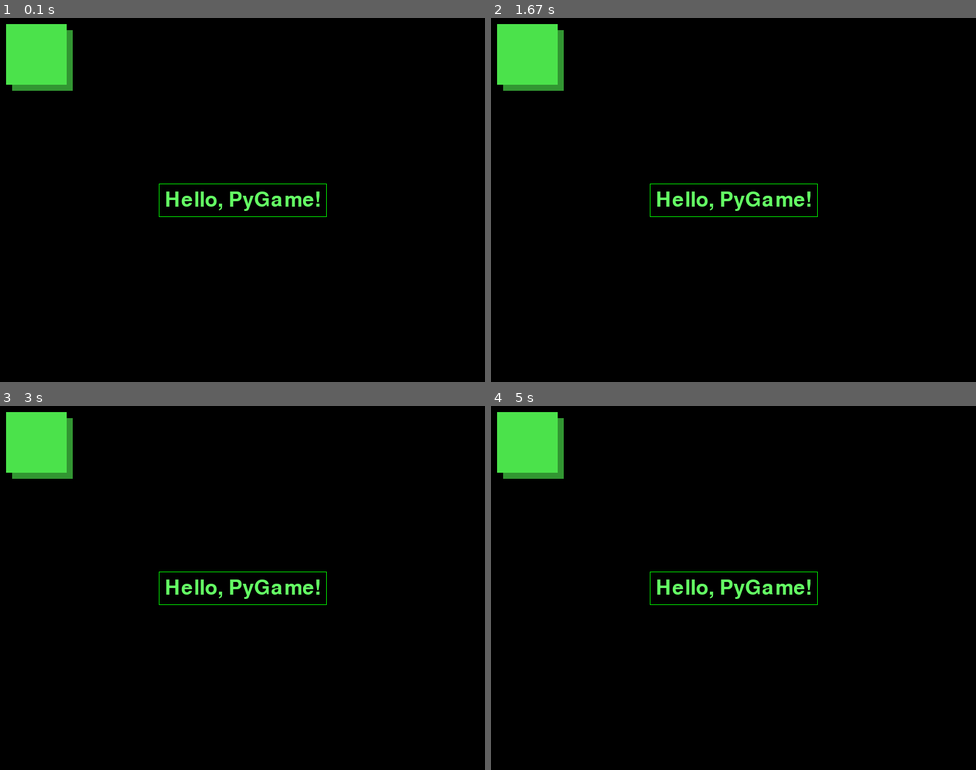
Above: before the commit, frames 1-4 (two rows, left to right).
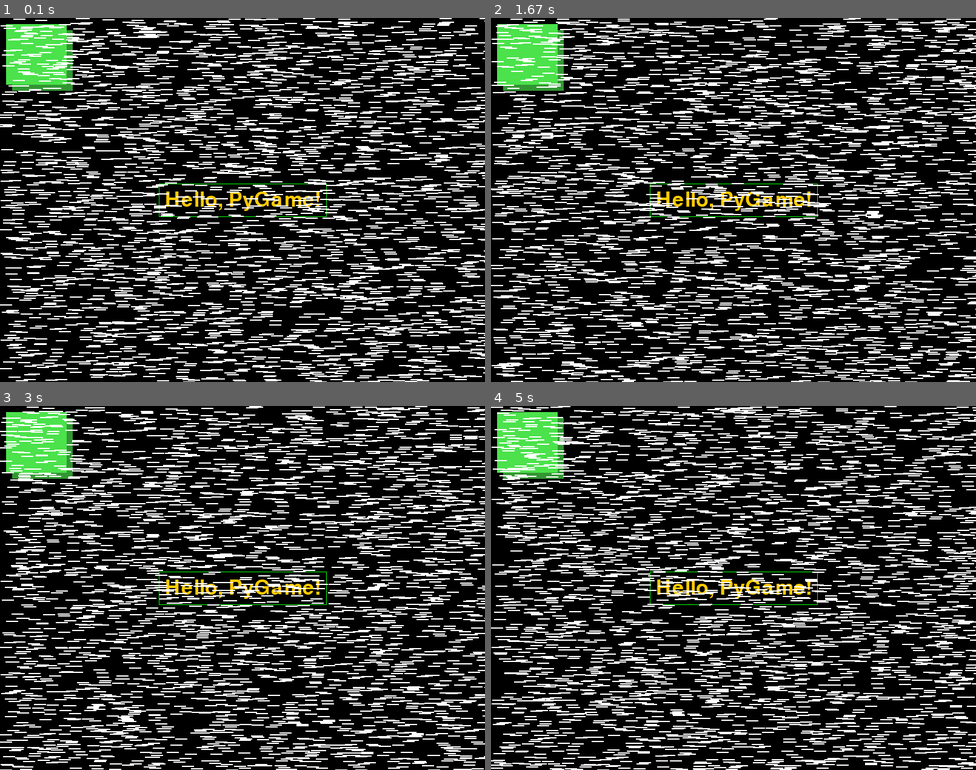
Above: after the commit, the same moments.

Repository: anatolyev/PG18
Game: pygame game, started from 1205_PyGame1/main.py
Same seed, same stepped clock (60 frames per second), same inputs: the game is played once before the commit and once after it.
Inputs:
- Up to frame 1 (0.1 s): no input
- Up to frame 2 (1.67 s): no input
- Up to frame 3 (3 s): no input
- Up to frame 4 (5 s): no input

The runs differ from the first frame. In frame 1, 22% of the frame differs, in the area x 0-100%, y 0-100%; in frame 2, 22%; in frame 3, 22%; in frame 4, 22%.

Commit message:
Создал экран с помехами

Diff:
--- a/1205_PyGame1/main.py
+++ b/1205_PyGame1/main.py
@@ -3,12 +3,12 @@
 
 # Example file showing a basic pygame "game loop"
 import pygame
-
+from random import random
 
 def  draw1(screen):
     screen.fill((0, 0, 0))
     font = pygame.font.Font(None, 50)
-    text = font.render("Hello, PyGame!", True, (100, 255, 100))
+    text = font.render("Hello, PyGame!", True, (255, 204, 0))
     text_x = width // 2 - text.get_width() // 2
     text_y = height // 2 - text.get_height() // 2
     text_w = text.get_width()
@@ -25,6 +25,13 @@
     hsv = color.hsva
     color.hsva = (hsv[0], hsv[1], hsv[2] + 30, hsv[3])
     pygame.draw.rect(screen, color, (10, 10, 100, 100), 0)
+
+
+def draw_pixels(screen):
+    for _ in range(3000):
+        screen.fill(pygame.Color('white'), (random() * width, random() * height, 20, 2))
+
+
 
 
 if __name__ == '__main__':
@@ -48,6 +55,7 @@
         # RENDER YOUR GAME HERE
         draw1(screen)
         draw_square(screen)
+        draw_pixels(screen)
 
         # flip() the display to put your work on screen
         pygame.display.flip()
